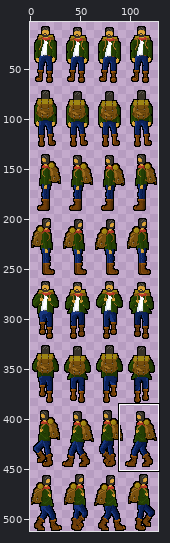
File history of a sprite sheet, assets/textures/player/Character_Animation.png. Above: a wide view before the commit, with the close-up outlined.
Close-up. Old version:
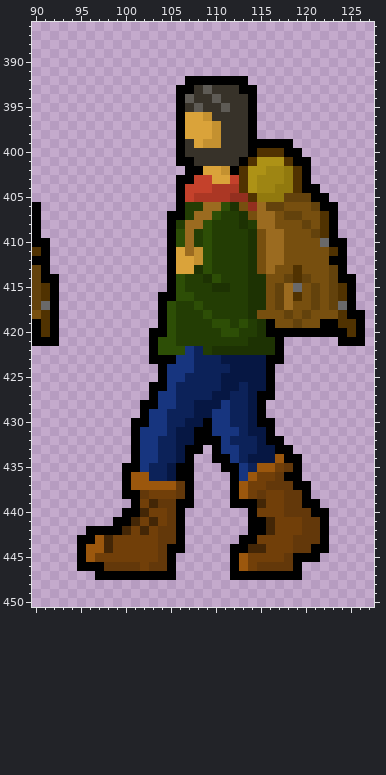
The file is 128x512 pixels. Colours within 5 levels of each other are drawn and written as one. Shown: x 90..127, y 386..450. The wide view leaves out empty margins.
And afterwards:
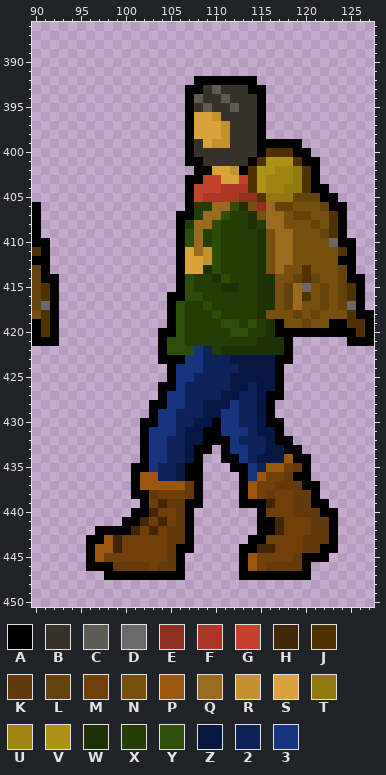
Palette (. is transparent): A #000000  B #373229  C #5e5b55  D #69696a  E #932f1f  F #ab3724  G #c4412b  H #432606  J #503201  K #63380a  L #63420c  M #713f09  N #774f0f  P #9b570d  Q #9b6b20  R #c49130  S #daa33a  T #91790e  U #9e8513  V #ad9216  W #1d3203  X #233d04  Y #2d4e06  Z #061743  2 #0c2259  3 #17357f
Log entry: (Hopefully) final changes to the player animation because of wrong borders...
The exact change:
@@ x 90..127 @@
 391 ......................................
-392 .................AAAAAAA..............
-393 ................AABCBBBAA.............
-394 ................ACBBCBBBA.............
-395 ................ABCBBCBBA.............
-396 ................ASSRBBBBA.............
-397 ................ASSSRBBBA.............
-398 ................ASSSRBBBA.............
-399 ................ABSRRBBBAAAAA.........
-400 ................ABBBBBBBAJJJAA........
-401 ................AABBBBBAJVVVJAA.......
-402 .................AASSRAJVVUUTJA.......
-403 ................AAGGSSGJVUUUTJA.......
-404 ................AGGGFFFJVUUTTJAA......
-405 ................AGFFFFEEJTTTLLLAA.....
-406 A...............AXXQQYWNEQLLNNNLAA....
-407 A..............AAXQQYXXWNQQNLLNNJA....
-408 A..............AXQQYXXXWXQQNNNLNJA....
-409 A..............AYQXYXXXXWNQQNNNLJA....
-410 AA.............AYQXYXXXXWNQQNNNNDAA...
-411 JA.............ASQRYXXXXWNQQNNNNNJA...
-412 AA.............ASSRYXXXXWNQQNNNNNAA...
-413 LA.............ASSWYXXXXWNQNNJNNNLA...
-414 LAA............AYXXWYXXXWWNNLJLNNLAA..
-415 LJA............AYXXXWWXXWWNLQDNLNLJA..
-416 LJA...........AAYYXXXXXXWWNLQJNLNLJA..
-417 LDA...........AYXXYXXXXXWWNLQNNLNLDA..
-418 NJA...........AYXXXYXXXXWNNNLNLNNNJAA.
-419 AJA...........AYXXXXYYXYXWANNLNNAAJJA.
-420 AJA..........AAYXXXXXYYXXWAAAAAAAAAJA.
-421 AAA..........AYYXXXXXXXXWWWA......AAA.
-422 .............AYYY32XWWWWWWWA..........
-423 .............AAA33222ZZZZZAA..........
-424 ..............A3332222ZZZZA...........
-425 ..............A332222ZZZZZA...........
-426 .............AA322222ZZ2ZZA...........
-427 .............A332222ZZ22ZAA...........
-428 ............AA3322ZZZ322ZA............
-429 ............A33222ZZ3322ZA............
-430 ...........AA3322ZZA3322ZAA...........
-431 ...........A3332ZZAA3332ZZA...........
-432 ...........A3322ZZAAA3222ZAA..........
-433 ...........A3322ZAA.A3322ZZAA.........
-434 ...........A3322ZA..AA32ZZZPAA........
-435 ..........AA322ZAA...AA32PPMKA........
-436 ..........APP22ZAA....A3PMMKAA........
-437 ..........APPPPPKA....APMMKKKAA.......
-438 ..........AAKMMMKA....APMKMMKKA.......
-439 ...........AMHKKAA....AAAHMMKKAA......
-440 ..........AAHMMKA.......AMMMKKKAA.....
-441 .........AAHMHMKA.......AAHMMMKKA.....
-442 ......AAAAHMHMKKA.......AAHMMMKKA.....
-443 .....AAPHMMMMMKKA......AAMMMMKKKA.....
-444 .....APPHMMMMMKAA.....AAHHMMMKKAA.....
-445 .....APMMMMMMMKA......APMMMMKAAA......
-446 .....AAAKKKKMKKA......APMKKKKA........
-447 .......AAAAAAAAA......AAAAAAAA........
+392 ..................AAAAAAA.............
+393 .................AABCBBBAA............
+394 .................ACBBCBBBA............
+395 .................ABCBBCBBA............
+396 .................ASSRBBBBA............
+397 .................ASSSRBBBA............
+398 .................ASSSRBBBA............
+399 .................ABSRRBBBAAAAA........
+400 .................ABBBBBBBAJJJAA.......
+401 .................AABBBBBAJVVVJAA......
+402 ..................AASSRAJVVUUTJA......
+403 .................AAGGSSGJVUUUTJA......
+404 .................AGGGFFFJVUUTTJAA.....
+405 .................AGFFFFEEJTTTLLLAA....
+406 A................AXXQQYWNEQLLNNNLAA...
+407 A...............AAXQQYXXWNQQNLLNNJA...
+408 A...............AXQQYXXXWXQQNNNLNJA...
+409 A...............AYQXYXXXXWNQQNNNLJA...
+410 AA..............AYQXYXXXXWNQQNNNNDAA..
+411 JA..............ASQRYXXXXWNQQNNNNNJA..
+412 AA..............ASSRYXXXXWNQQNNNNNAA..
+413 LA..............ASSWYXXXXWNQNNJNNNLA..
+414 LAA.............AYXXWYXXXWWNNLJLNNLAA.
+415 LJA.............AYXXXWWXXWWNLQDNLNLJA.
+416 LJA............AAYYXXXXXXWWNLQJNLNLJA.
+417 LDA............AYXXYXXXXXWWNLQNNLNLDA.
+418 NJA............AYXXXYXXXXWNNNLNLNNNJAA
+419 AJA............AYXXXXYYXYXWANNLNNAAJJA
+420 AJA...........AAYXXXXXYYXXWAAAAAAAAAJA
+421 AAA...........AYYXXXXXXXXWWWA......AAA
+422 ..............AYYY32XWWWWWWWA.........
+423 ..............AAA33222ZZZZZAA.........
+424 ...............A3332222ZZZZA..........
+425 ...............A332222ZZZZZA..........
+426 ..............AA322222ZZ2ZZA..........
+427 ..............A332222ZZ22ZAA..........
+428 .............AA3322ZZZ322ZA...........
+429 .............A33222ZZ3322ZA...........
+430 ............AA3322ZZA3322ZAA..........
+431 ............A3332ZZAA3332ZZA..........
+432 ............A3322ZZAAA3222ZAA.........
+433 ............A3322ZAA.A3322ZZAA........
+434 ............A3322ZA..AA32ZZZPAA.......
+435 ...........AA322ZAA...AA32PPMKA.......
+436 ...........APP22ZAA....A3PMMKAA.......
+437 ...........APPPPPKA....APMMKKKAA......
+438 ...........AAKMMMKA....APMKMMKKA......
+439 ............AMHKKAA....AAAHMMKKAA.....
+440 ...........AAHMMKA.......AMMMKKKAA....
+441 ..........AAHMHMKA.......AAHMMMKKA....
+442 .......AAAAHMHMKKA.......AAHMMMKKA....
+443 ......AAPHMMMMMKKA......AAMMMMKKKA....
+444 ......APPHMMMMMKAA.....AAHHMMMKKAA....
+445 ......APMMMMMMMKA......APMMMMKAAA.....
+446 ......AAAKKKKMKKA......APMKKKKA.......
+447 ........AAAAAAAAA......AAAAAAAA.......
 448 ......................................
Pixel boxes of the changes (left, top, right, bottom) in both close-ups:
changed: (77, 76, 374, 580)
